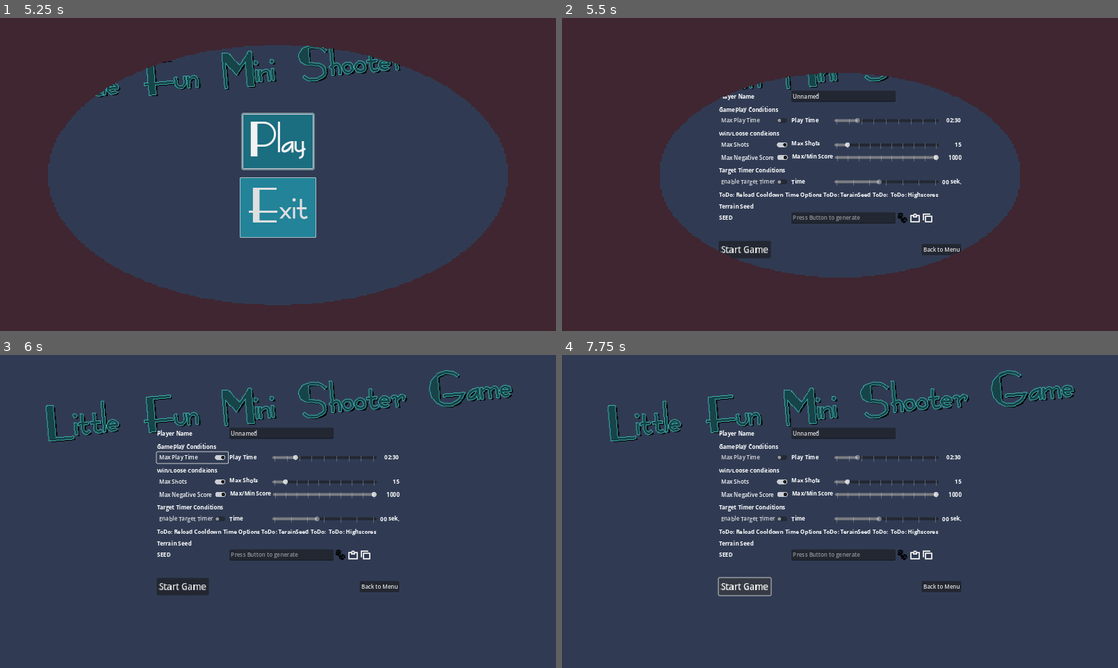
Above: before the commit, frames 1-4 (two rows, left to right).
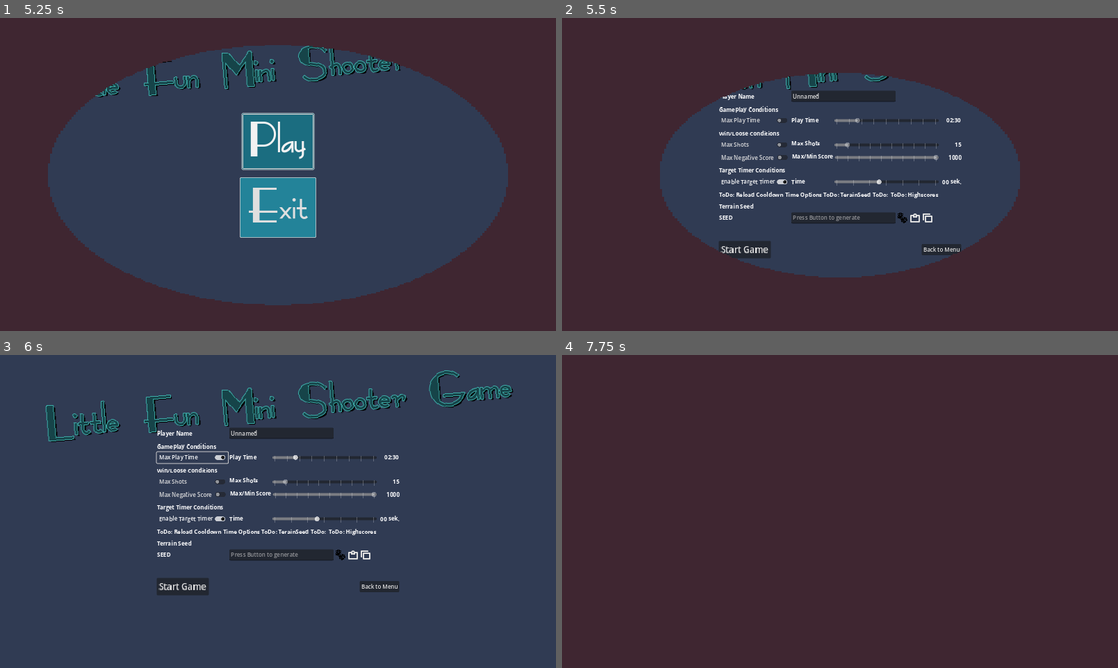
Above: after the commit, the same moments.

Repository: Coding-4Fun/Just4Fun_Mini_Shootergame
Game: Godot game, scene res://UI/MainMenuUI/MainMenuUI.tscn
Same seed, same stepped clock (60 frames per second), same inputs: the game is played once before the commit and once after it.
Inputs (mouse positions are in pixels of both pictures, inside the frame that each line leads up to):
- Up to frame 1 (5.25 s): click "Play" at 0.5 s; click (283, 218) at 1.27 s; type "12" at 1.35 s; click "Max Shots" at 2 s; click "Max Negative Score" at 2.75 s; click "Enable Target Timer" at 3.5 s; click "Back to Menu" at 4.25 s; click "Play" at 5 s
- Up to frame 2 (5.5 s): no input
- Up to frame 3 (6 s): click "Max Play Time" at 5.75 s
- Up to frame 4 (7.75 s): click "Max Play Time" at 6.5 s; click "Start Game" at 7.25 s

Frame 1 is identical in both runs. In frame 2, 0.2% of the frame differs, in the area x 28-68%, y 39-54%; in frame 3, 0.2%; in frame 4, 99%, in the area x 0-100%, y 0-100%.
Error in both runs: Attempt to call function 'get_as_text' in base 'null instance' on a null instance. (res://Globals/GameConfig/config.gd:78)

Commit message:
Upd: Using global Signal for Valuechanged

Diff:
--- a/UI/GameSettingsDialog/game_settings.gd
+++ b/UI/GameSettingsDialog/game_settings.gd
@@ -39,9 +39,9 @@
 
 func _on_butt_start_game_pressed() -> void:
 	if playerhaschange:
-		Config.ConfigValueChanged.emit("GamePlayerName", line_edit_user_name.text)
+		SignalBus.ConfigValueChanged.emit("GamePlayerName", line_edit_user_name.text)
 	print("GameSettings Seed: %s" % str(Preloads.rng.seed))
-	Config.save_gameconfig()
+	SignalBus.ConfigSaveDataToFile.emit()
 	ScreenTransition.transition_to_packedscene(Preloads.MainGameScene)
 
 	await ScreenTransition.transitioned_halfway
--- a/UI/InGameUI/ingameui.gd
+++ b/UI/InGameUI/ingameui.gd
@@ -108,7 +108,6 @@
 		background.size.y = _backgroundMin.y
 	else:
 		background.size.y = _backgroundMin.x
-		Config.save_gameconfig()
 
 	if Config.get_configdata_value("GameConditionMaxGameTimeEnabled") == true:
 		GSM.GameTimer.paused = OptionUI.visible
@@ -128,7 +127,5 @@
 		GSM.GameTimer.stop()
 	get_tree().paused = false
 
-	Config.save_gameconfig()
-
 	ScreenTransition.transition_to_packedscene(Preloads.MainMenuScene)
 	await ScreenTransition.transitioned_halfway
--- a/UI/Settings/MaxGameTimeSettings.gd
+++ b/UI/Settings/MaxGameTimeSettings.gd
@@ -22,7 +22,7 @@
 func _on_c_butt_switch_max_game_time_toggled(toggled_on: bool) -> void:
 	MaxGameTimeSlider.editable = toggled_on
 
-	Config.ConfigValueChanged.emit("GameConditionMaxGameTimeEnabled", toggled_on)
+	SignalBus.ConfigValueChanged.emit("GameConditionMaxGameTimeEnabled", toggled_on)
 	pass # Replace with function body.
 
 
@@ -31,7 +31,7 @@
 		var value = MaxGameTimeSlider.value
 		var minsek:String = "%02.0f:%02.0f" % [floor(value/60),int(value) % 60]
 		MaxGameTimeLabel.text = str(minsek)
-		Config.ConfigValueChanged.emit("GameConditionMaxGameTimeValue", value)
+		SignalBus.ConfigValueChanged.emit("GameConditionMaxGameTimeValue", value)
 
 
 #func _on_MaxTimeSlider_value_changed(value):
@@ -47,7 +47,7 @@
 
 func _on_cButtSwitchMaxGameTime_toggled(button_pressed):
 	#Config.config_data["Game"]["Condition"]["MaxGameTimeEnabled"] = button_pressed
-	Config.ConfigValueChanged.emit("GameConditionMaxGameTimeEnabled", button_pressed)
+	SignalBus.ConfigValueChanged.emit("GameConditionMaxGameTimeEnabled", button_pressed)
 	if !GSM.GameTimer.is_stopped() and !button_pressed:
 		GSM.GameTimer.stop()
 		GSM.GameTimerTimeElapsed = 0
--- a/UI/Settings/MaxScoreSettings.gd
+++ b/UI/Settings/MaxScoreSettings.gd
@@ -16,7 +16,7 @@
 
 func _on_cButtSwitchMaxScore_toggled(toggled_on: bool):
 	MaxScoreSlider.editable = toggled_on
-	Config.ConfigValueChanged.emit("GameConditionMinMaxScoreEnabled", toggled_on)
+	SignalBus.ConfigValueChanged.emit("GameConditionMinMaxScoreEnabled", toggled_on)
 
 
 func _on_MaxScoreSlider_drag_ended(value_changed: bool) -> void:
@@ -25,4 +25,4 @@
 		#var minsek:String = "%02.0f" % [int(value) % 60]
 		#MaxScoreLabel.text = str(minsek)
 		MaxScoreLabel.text = str(value)
-		Config.ConfigValueChanged.emit("GameConditionMinMaxScoreValue", value)
+		SignalBus.ConfigValueChanged.emit("GameConditionMinMaxScoreValue", value)
--- a/UI/Settings/MaxShotSettings.gd
+++ b/UI/Settings/MaxShotSettings.gd
@@ -16,11 +16,11 @@
 
 func _on_cButtSwitchMaxShots_toggled(toggled_on: bool):
 	$MaxShotSlider.editable = toggled_on
-	Config.ConfigValueChanged.emit("GameConditionMaxShotsEnabled", toggled_on)
+	SignalBus.ConfigValueChanged.emit("GameConditionMaxShotsEnabled", toggled_on)
 
 
 func _on_MaxShotSlider_drag_ended(value_changed: bool) -> void:
 	if value_changed:
 		var value = MaxShotSlider.value
 		MaxShotLabel.text = str(value)
-		Config.ConfigValueChanged.emit("GameConditionMaxShotsValue", value)
+		SignalBus.ConfigValueChanged.emit("GameConditionMaxShotsValue", value)
--- a/UI/Settings/dummytimersettings.gd
+++ b/UI/Settings/dummytimersettings.gd
@@ -25,7 +25,7 @@
 #buttSwitchTargetTimer
 func _on_c_butt_switch_target_timer_toggled(toggled_on: bool) -> void:
 	DummyTargetTimerSlider.editable = toggled_on
-	Config.ConfigValueChanged.emit("GameDummyTargetTimerEnabled", toggled_on)
+	SignalBus.ConfigValueChanged.emit("GameDummyTargetTimerEnabled", toggled_on)
 	pass # Replace with function body.
 
 
@@ -34,4 +34,4 @@
 		var value = DummyTargetTimerSlider.value
 		var minsek:String = "%02.0f" % [int(value) % 60]
 		DummyTargetTimeLabel.text = str(minsek)
-		Config.ConfigValueChanged.emit("GameDummyTargetTimerCountdown", value)
+		SignalBus.ConfigValueChanged.emit("GameDummyTargetTimerCountdown", value)
